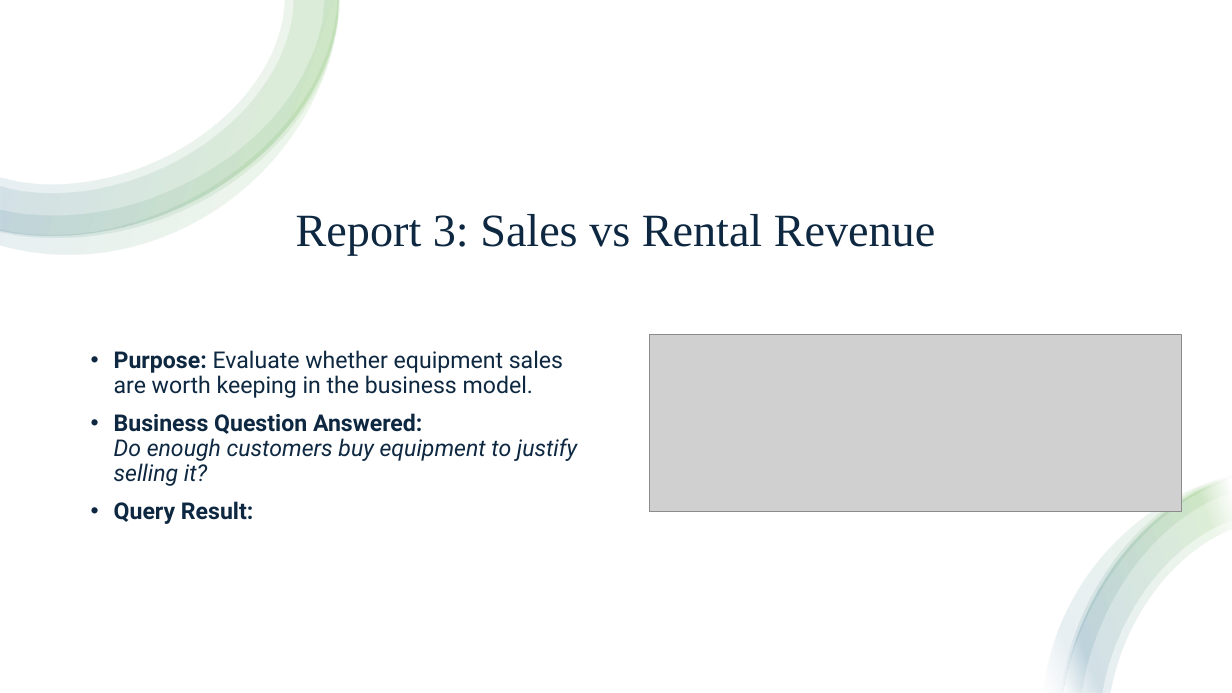
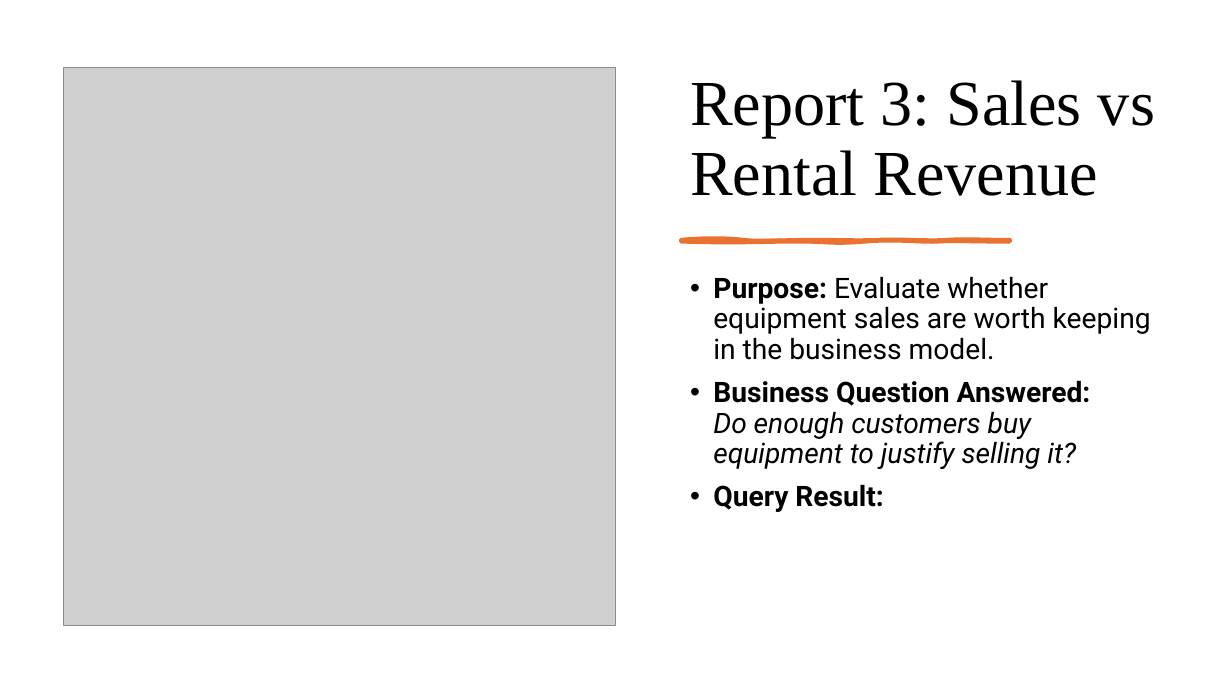
Before and after one commit to Panda-Alex21687/Green-Group, a slide deck: slide 9 of Milestone 4/Green Group Milestone 4.pptx. Drawn at 1232x693 pixels with LibreOffice and Linux fonts; fonts in the diff are those of the drawing; grey boxes stand for pictures. Boxes give left, top, right and bottom in pixels: in the first picture for what was removed or moved away, otherwise in the second. Text is boxed around its words. In the diff, an @@ line names an element or a change of style, - is before the commit and + after.

Commit message:
Added new Reports to Powerpoint and ERD

```diff
--- a/Milestone 4/Green Group Milestone 4.pptx
+++ b/Milestone 4/Green Group Milestone 4.pptx
@@ rectangle removed at (0,0,1232,693) @@
@@ group removed at (0,0,340,255): 4 freeform shapes @@
@@ picture added at (64,67,616,627) @@
@@ title "Report 3: Sales vs Rental ...": place and size @@
-title "Report 3: Sales vs Rental ..." at (296,214,935,256)
+title "Report 3: Sales vs Rental ..." at (690,80,1155,196)
@@ title "Report 3: Sales vs Rental ..." at (690,80,1155,196): size 36 to 50 pt, text colour #0E2841 to #000000; alignment centre to left @@
@@ text "Purpose: Evaluate whether equipment sales ...": place and size @@
-text "Purpose: Evaluate whether equipment sales ..." at (114,350,577,524)
+text "Purpose: Evaluate whether equipment sales ..." at (713,276,1151,512)
@@ text "Purpose: Evaluate whether equipment sales ..." at (713,276,1151,512): size 18 to 22 pt, text colour #0E2841 to #000000; vertical alignment middle to top @@
@@ freeform shape added at (681,240,1010,242), fill #E97132, outline #E97132 3 pt @@
@@ picture removed at (650,335,1182,512) @@
@@ group removed at (1044,476,1232,693): 4 freeform shapes @@
```
Also in this commit, not shown: 5 other slides changed, 7 other files.
